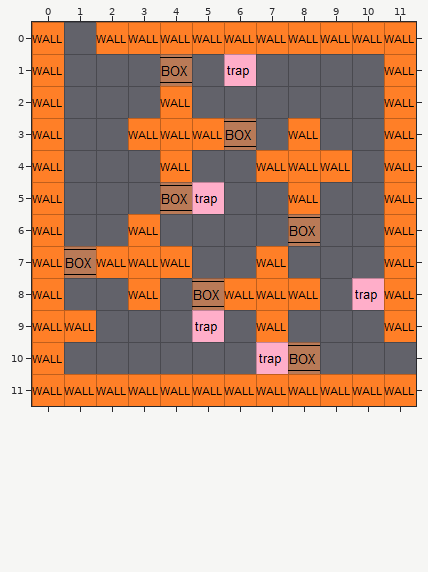
An edit to a level. Tiled map, datas/maps/delta3.tmx. Above, as it was before the edit.
Cells are 32x32 px. Shown: x 0..11, y 0..11.
Now the later version:
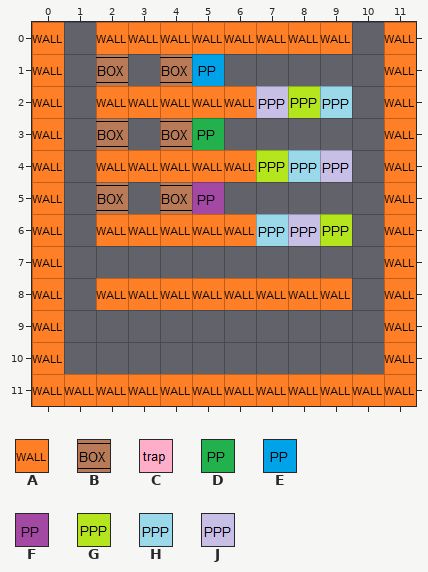
Key: from "meta": A 0, B 1, C 3, D 4, E 5, F 6, G 8, H 9, J 10.
_ is an empty cell.
Edits made:
Layer "meta":
The author changed tile B to tile A in row 8 at x 5.
Tile A now appears in row 2 at x 2 to 3 and 5 to 6; in row 4 at x 2 to 3 and 5 to 6; in row 6 at x 2 and 4 to 6; in row 8 at x 2, 4 and 9; in row 10 at x 11.
The author changed tile A to tile B in row 3 at x 4.
Tile B now appears in row 1 at x 2; in row 3 at x 2; in row 5 at x 2.
The author changed tile A to tile D in row 3 at x 5.
Tile E now appears in row 1 at x 5.
The author changed tile C to tile F in row 5 at x 5.
The author changed tile A to tile G in row 4 at x 7.
Tile G now appears in row 2 at x 8; in row 6 at x 9.
The author changed tile A to tile H in row 4 at x 8.
Tile H now appears in row 2 at x 9; in row 6 at x 7.
The author changed tile A to tile J in row 4 at x 9.
The author changed tile B to tile J in row 6 at x 8.
Tile J now appears in row 2 at x 7.
Tile A is gone in row 0 at x 10; in row 3 at x 3 and 8; in row 5 at x 8; in row 7 at x 2 to 4 and 7; in row 9 at x 1 and 7.
Tile B is gone in row 3 at x 6; in row 7 at x 1; in row 10 at x 8.
Tile C is gone in row 1 at x 6; in row 8 at x 10; in row 9 at x 5; in row 10 at x 7.
Where, in picture pixels (left, top, right, bottom), the same in both pictures:
removed: (352, 22, 384, 54)
changed: (64, 54, 384, 374)
added: (384, 342, 416, 374)
